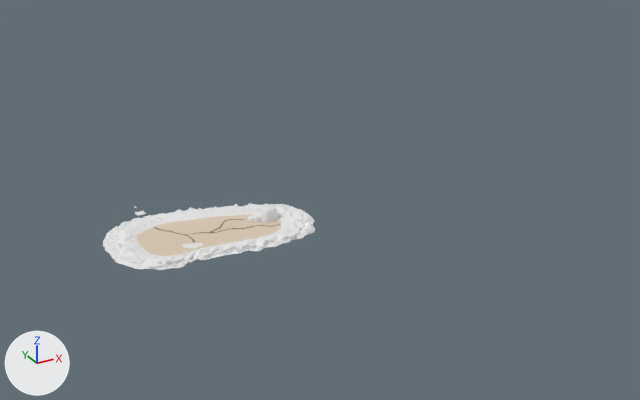
An edit to the FBX model Assets/__Feneco/Assets/BlocagemFase1/BlockingAssets.fbx, drawn before and after from the same camera.
Camera for both pictures: a 50 mm camera at (-1536.0, -5009.0, 2438.0) aimed at (1044.0, -317.0, 92.0). Every picture has the same lights, and +X, +Y and +Z are marked at lower left. Where no turn or scale is listed for an object, it has been applied to the vertices.

Objects in the first picture: 'Dunes', 'Ground'.
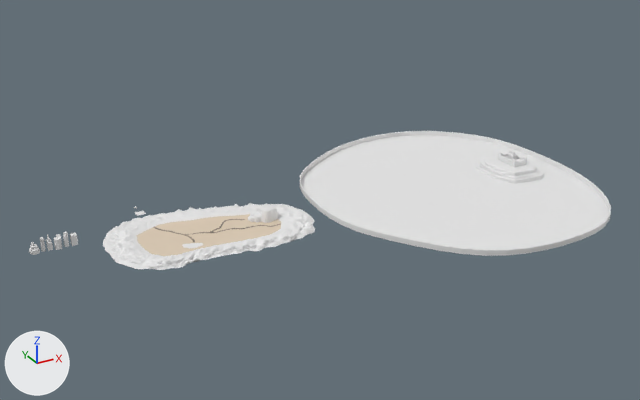
Changed parts and their boxes (x1, y1, x2, y2) in the pictures (640 x 400 px):
'GroundCity', added
    after: (301, 135, 609, 250)
'Walls', added
    after: (300, 131, 611, 256)
'Castle Mountain', added
    after: (476, 155, 544, 184)
'Cube', added
    after: (498, 150, 527, 167)
'Cube.001', added
    after: (29, 242, 40, 255)
'Building3', added
    after: (54, 234, 62, 250)
'Building5', added
    after: (70, 233, 78, 246)
'Building2', added
    after: (63, 232, 69, 247)
'Building1', added
    after: (46, 234, 53, 251)
'Building4', added
    after: (40, 237, 46, 252)

The change, as a list of edits to the scene's bpy script:
```text
Add mat_groundcity:
    mat_groundcity = principled_material('GroundCity')
    mat_groundcity.base_color = (0.8, 0.8, 0.8)  # white #e7e7e7
    mat_groundcity.roughness = 0.907
Add me_cylinder_001:
    me_cylinder_001.from_pydata(...)  # 192 vertices, 192 faces; spans x -540.0..1404.0, y -1419.0..761.0, z 0.0..35.0
Add me_building2:
    me_building2.from_pydata(...)  # 314 vertices, 312 faces; spans x -14.0..15.5, y -14.0..15.5, z 0.0..90.1
Add me_building4:
    me_building4.from_pydata(...)  # 6666 vertices, 6664 faces; spans x -11.0..11.0, y -10.9..10.9, z 0.0..89.6
Add me_building5:
    me_building5.from_pydata(...)  # a box spanning x -17.8..17.8, y -17.8..17.8, z 0.0..68.2
Add me_cube:
    me_cube.from_pydata(...)  # 68 vertices, 66 faces; spans x -57.0..57.0, y -93.0..93.0, z 0.0..84.0
Add me_cylinder_002:
    me_cylinder_002.from_pydata(...)  # 177 vertices, 164 faces; spans x -211.0..194.0, y -252.0..225.0, z 0.0..66.0
Add me_building3:
    me_building3.from_pydata(...)  # 304 vertices, 302 faces; spans x -23.6..16.0, y -27.7..20.7, z -0.1..81.4
Add me_cylinder_004:
    me_cylinder_004.from_pydata(...)  # 169 vertices, 144 faces; spans x -993.0..933.0, y -1068.0..1095.0, z 0.0
    me_cylinder_004.materials.append(mat_groundcity)  # its picture is missing
Add me_cube_001:
    me_cube_001.from_pydata(...)  # 110 vertices, 108 faces; spans x -30.1..26.0, y -26.1..26.1, z 0.0..65.3
Add me_building1:
    me_building1.from_pydata(...)  # 376 vertices, 374 faces; spans x -16.3..16.3, y -12.6..22.7, z 0.0..94.7
Add ob_walls:
    ob_walls = bpy.data.objects.new('Walls', me_cylinder_001)
    ob_walls.location = (1595.0, -42.0, 0.0)
Add ob_building2:
    ob_building2 = bpy.data.objects.new('Building2', me_building2)
    ob_building2.location = (-548.0, 0.0, 0.0)
Add ob_building4:
    ob_building4 = bpy.data.objects.new('Building4', me_building4)
    ob_building4.location = (-689.0, 0.0, 0.0)
Add ob_building5:
    ob_building5 = bpy.data.objects.new('Building5', me_building5)
    ob_building5.location = (-501.0, 0.0, 0.0)
Add ob_cube:
    ob_cube = bpy.data.objects.new('Cube', me_cube)
    ob_cube.location = (2650.0, -335.0, 66.0)
Add ob_castle_mountain:
    ob_castle_mountain = bpy.data.objects.new('Castle Mountain', me_cylinder_002)
    ob_castle_mountain.location = (2641.0, -325.0, 0.0)
Add ob_building3:
    ob_building3 = bpy.data.objects.new('Building3', me_building3)
    ob_building3.location = (-594.0, 0.0, 0.0)
Add ob_groundcity:
    ob_groundcity = bpy.data.objects.new('GroundCity', me_cylinder_004)
    ob_groundcity.location = (2057.0, -384.0, 0.0)
Add ob_cube_001:
    ob_cube_001 = bpy.data.objects.new('Cube.001', me_cube_001)
    ob_cube_001.location = (-737.0, 0.0, 0.0)
Add ob_building1:
    ob_building1 = bpy.data.objects.new('Building1', me_building1)
    ob_building1.location = (-649.0, 0.0, 0.0)
```
